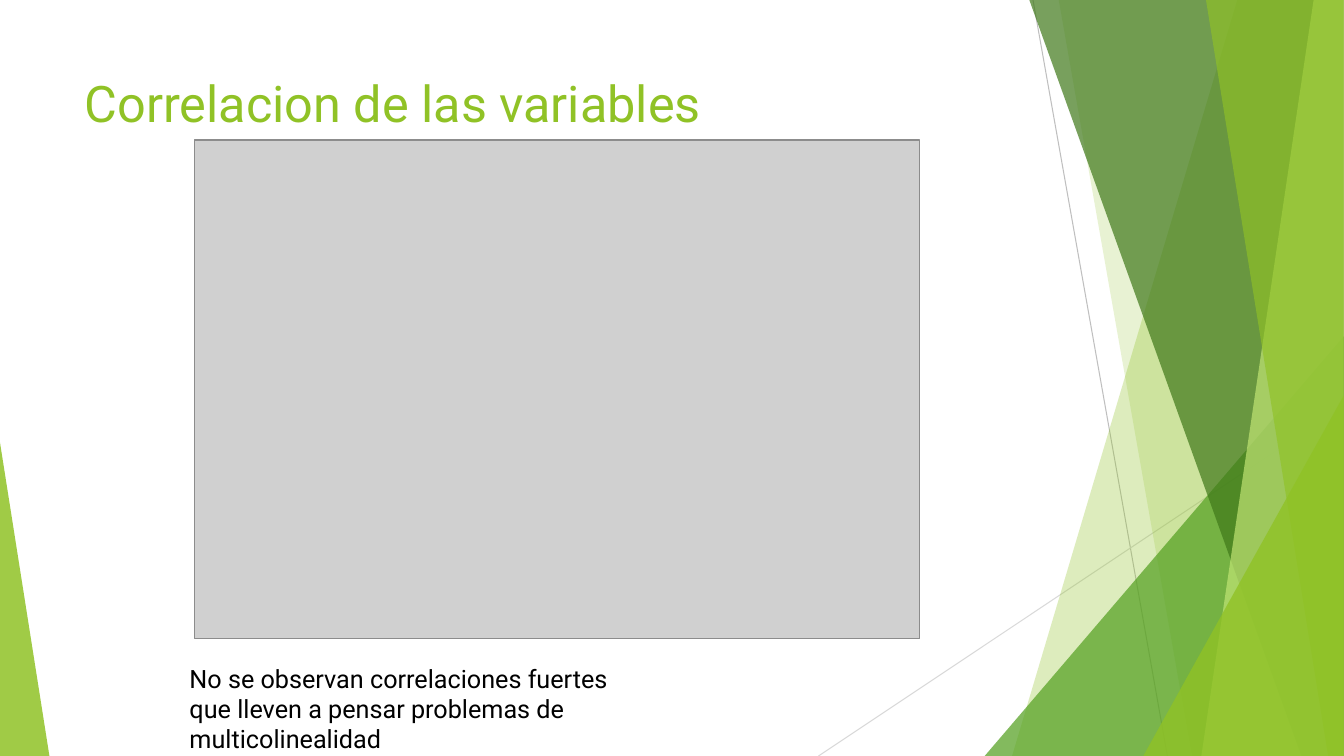
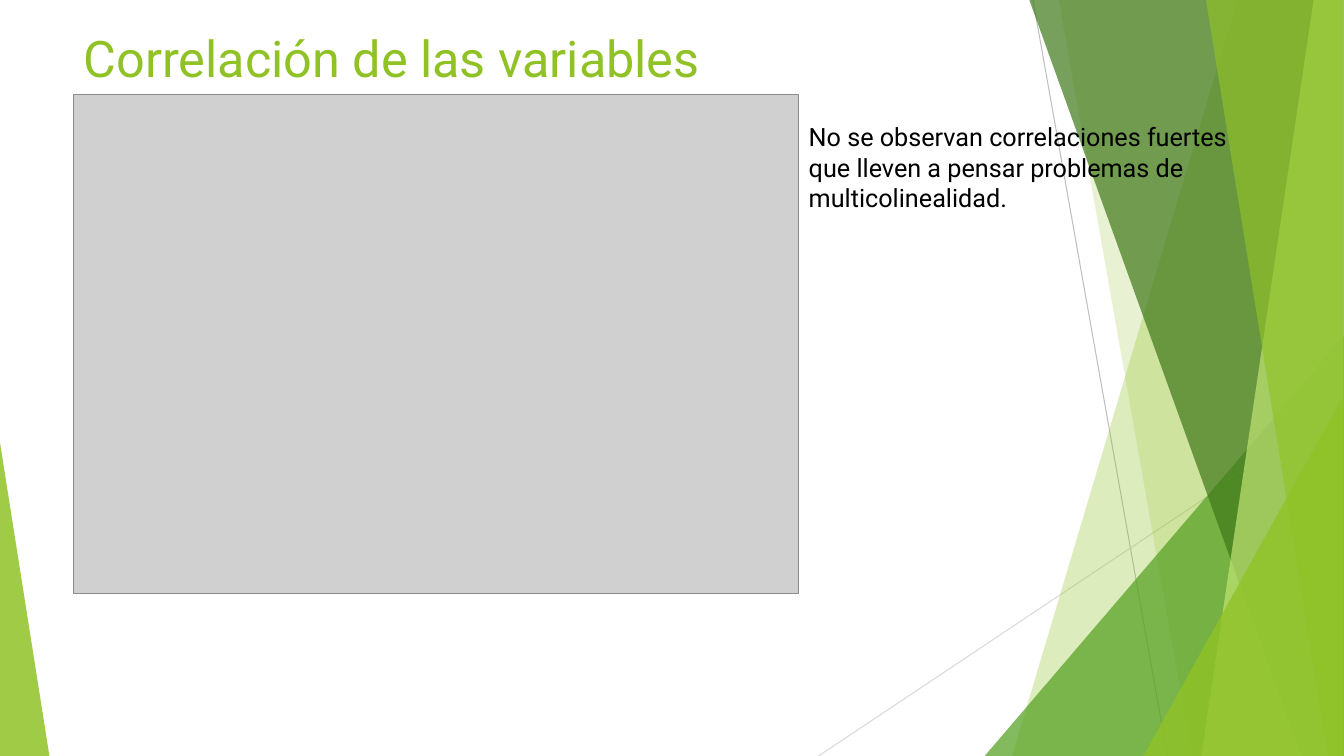
Before and after one commit to JuJurado238/Prueba_MeLi, a slide deck: slide 4 of Modelo de detección de Fraude.pptx. Drawn at 1344x756 pixels with LibreOffice and Linux fonts; fonts in the diff are those of the drawing; grey boxes stand for pictures. Boxes give left, top, right and bottom in pixels: in the first picture for what was removed or moved away, otherwise in the second. Text is boxed around its words. In the diff, an @@ line names an element or a change of style, - is before the commit and + after.

```diff
--- a/Modelo de detección de Fraude.pptx
+++ b/Modelo de detección de Fraude.pptx
@@ title at (x1=84, y1=39, x2=699, y2=78): text changed @@
-Correlacion de las variables
+Correlación de las variables
@@ picture moved from (x1=195, y1=140, x2=921, y2=639) to (x1=74, y1=95, x2=800, y2=594) @@
@@ text at (x1=809, y1=123, x2=1227, y2=208): text changed @@
-No se observan correlaciones fuertes que lleven a pensar problemas de multicolinealidad
+No se observan correlaciones fuertes que lleven a pensar problemas de multicolinealidad.
```
Also in this commit, not shown: 10 other slides changed, 3 slides added, 1 slide removed, 3 other files.
